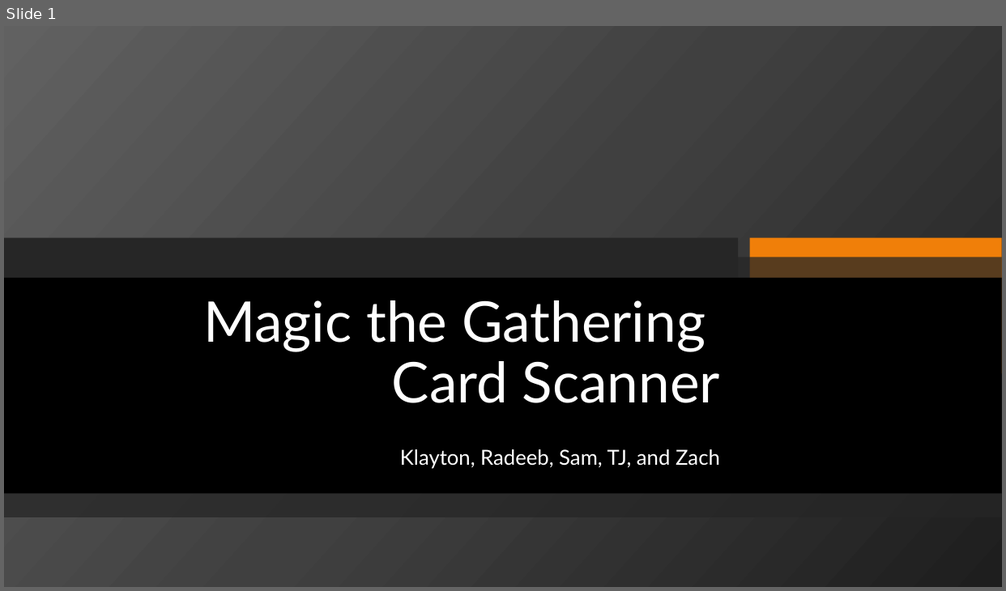
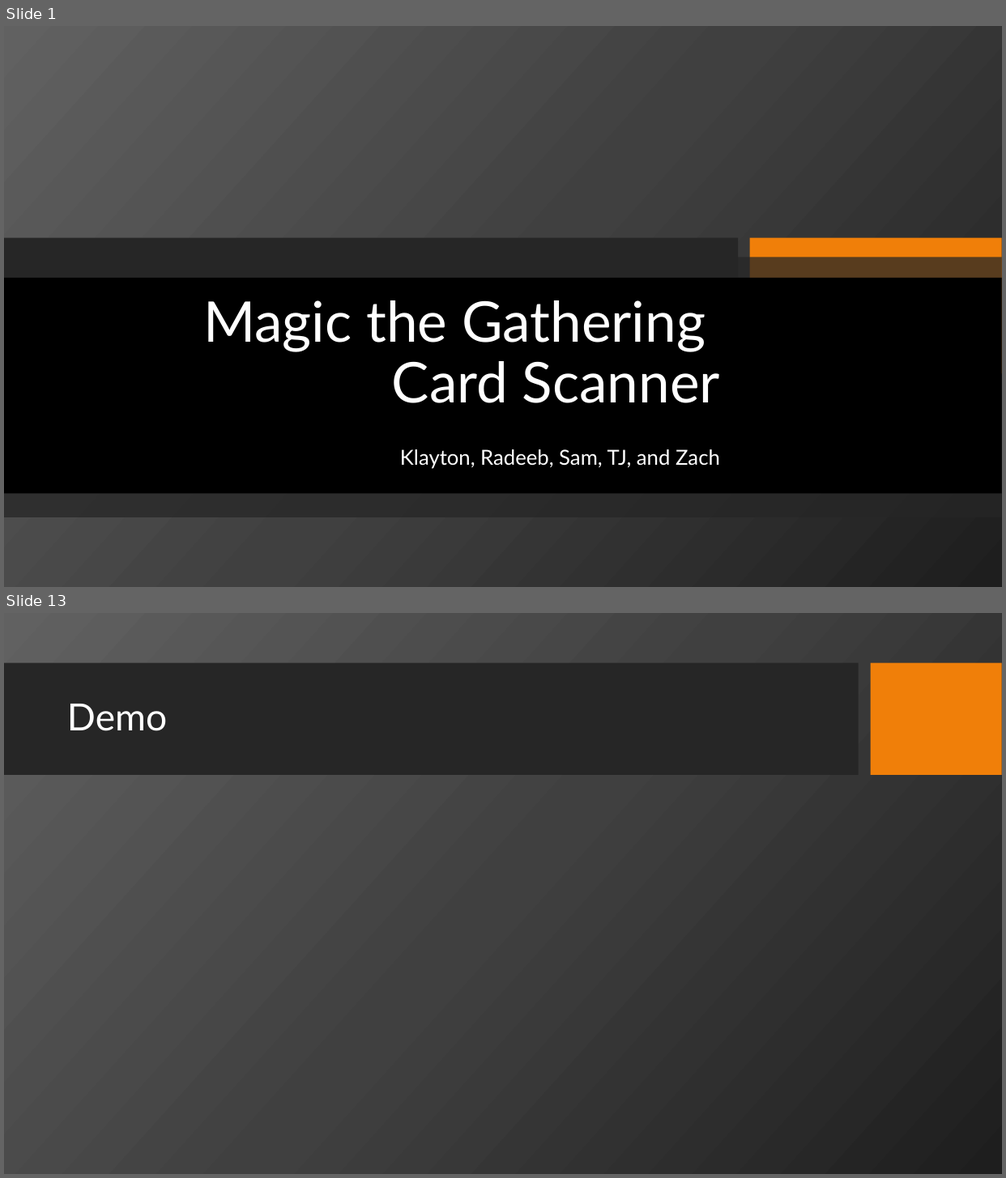
Before and after one commit to NendoTaka/MagicCardScanner, a slide deck: Magic the Gathering.pptx. Shown one above the other, each under a label of ours: slide 1 before the commit, slides 1 and 13 after it; the slides between them are not shown. The pictures are 1006x591 and 1006x1178 pixels, drawn with LibreOffice and Linux fonts; fonts in the diff are those of the drawing; background and template pictures are left out. Boxes give left, top, right and bottom in pixels: in the first picture for what was removed or moved away, otherwise in the second. Text is boxed around its words. In the diff, an @@ line names an element or a change of style, - is before the commit and + after.

```diff
--- a/Magic the Gathering.pptx
+++ b/Magic the Gathering.pptx
@@ slide 13 added at <box>4,613,1002,1174</box>, background picture (left out) @@
@@ rectangle added at <box>4,663,859,776</box>, fill #262626 @@
@@ rectangle added at <box>871,663,1002,776</box>, fill #F07F09 @@
@@ title added at <box>67,704,167,731</box>, 36 pt, text #FFFFFF @@
+Demo
```
Also in this commit, not shown: 9 slides changed, 3 other slides added.
